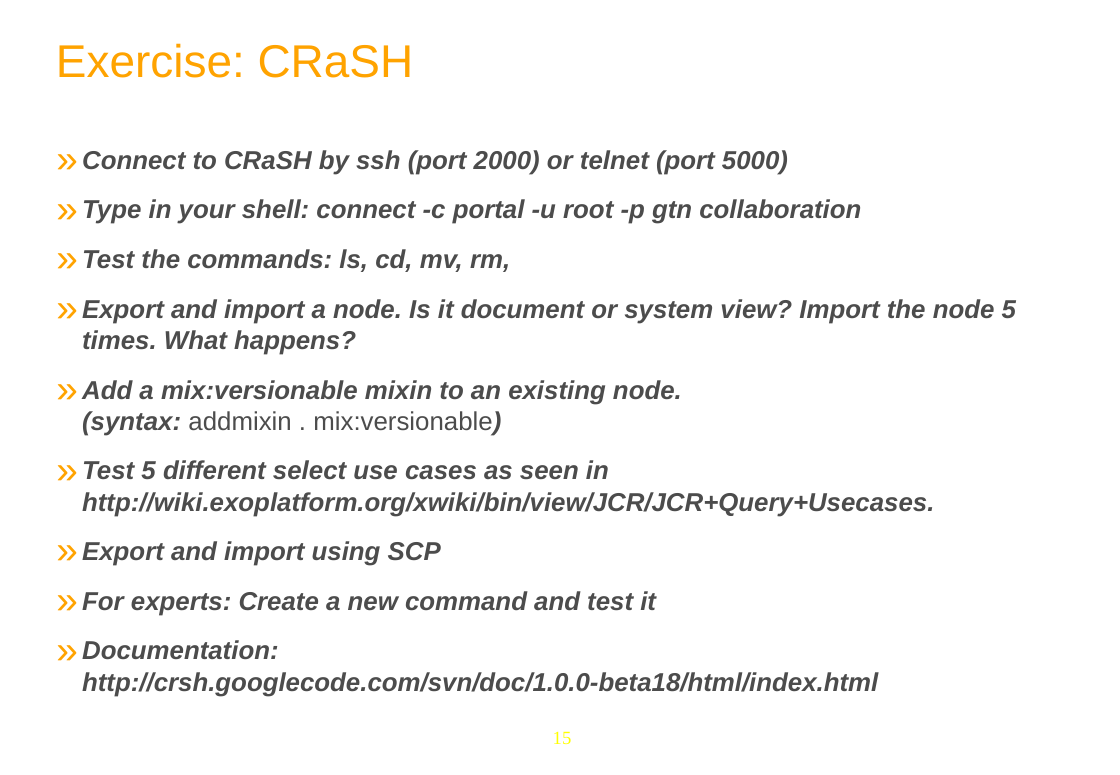
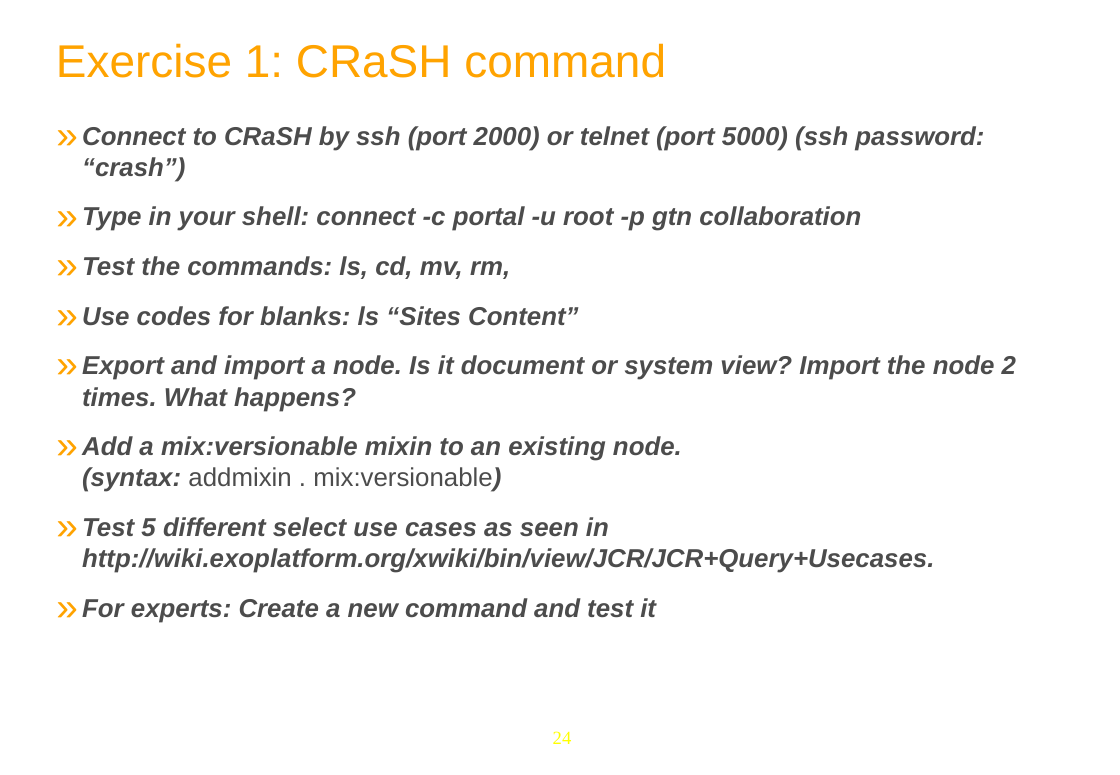
Before and after one commit to anhvurz90/training, a slide deck: slide 24 of exo-developer/420-crash/slides/420-CRaSH-XDev-en.pptx (slide 15 before the commit). Drawn at 1120x775 pixels with LibreOffice and Linux fonts; fonts in the diff are those of the drawing; background and template pictures are left out. Boxes give left, top, right and bottom in pixels: in the first picture for what was removed or moved away, otherwise in the second. Text is boxed around its words. In the diff, an @@ line names an element or a change of style, - is before the commit and + after.

```diff
--- a/exo-developer/420-crash/slides/420-CRaSH-XDev-en.pptx
+++ b/exo-developer/420-crash/slides/420-CRaSH-XDev-en.pptx
@@ text at (x1=56, y1=43, x2=666, y2=78): text changed @@
-Exercise: CRaSH
+Exercise 1: CRaSH command
@@ text "Connect to CRaSH by ssh ..." moved from (x1=82, y1=150, x2=1016, y2=697) to (x1=82, y1=126, x2=1016, y2=623) @@
@@ text at (x1=82, y1=126, x2=984, y2=182): text changed @@
-» Connect to CRaSH by ssh (port 2000) or telnet (port 5000)
+» Connect to CRaSH by ssh (port 2000) or telnet (port 5000) (ssh password: “crash”)
@@ text at (x1=82, y1=306, x2=1016, y2=412): text changed @@
-» Export and import a node. Is it document or system view? Import the node 5 times. What happens?
+» Use codes for blanks: ls “Sites Content”
+» Export and import a node. Is it document or system view? Import the node 2 times. What happens?
@@ text at (x1=82, y1=541, x2=441, y2=566): paragraph removed @@
-» Export and import using SCP
@@ text at (x1=82, y1=640, x2=878, y2=697): paragraph removed @@
-» Documentation:
-  http://crsh.googlecode.com/svn/doc/1.0.0-beta18/html/index.html
@@ page number at (x1=553, y1=731, x2=572, y2=744): text changed @@
-15
+24
```
Also in this commit, not shown: 8 other slides changed, 10 slides added, 8 other files.
